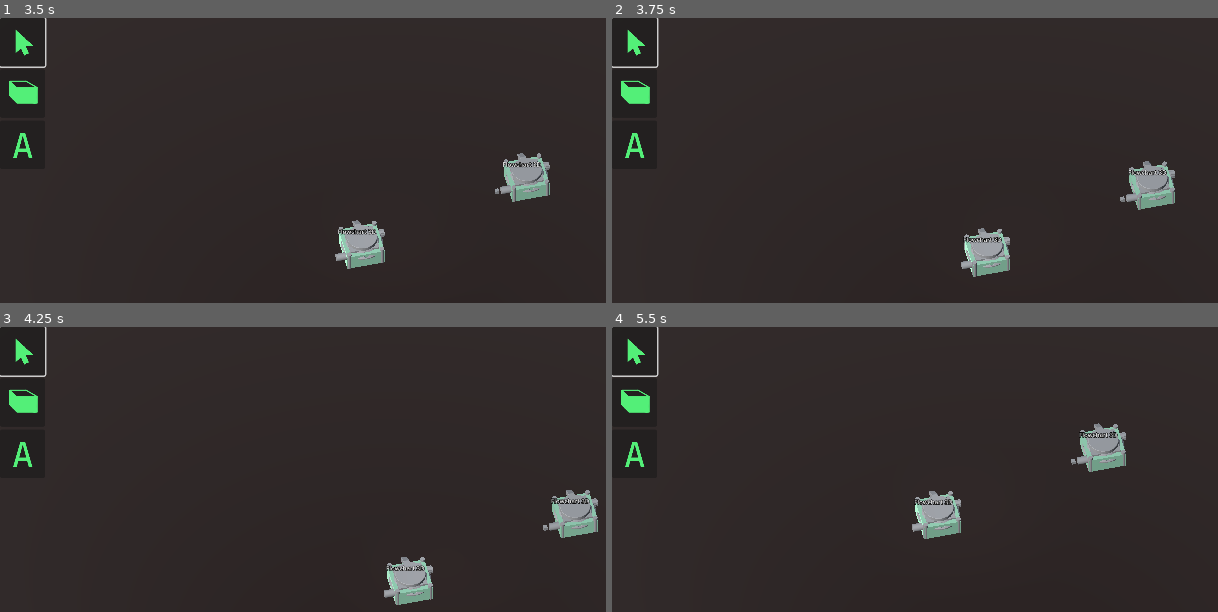
Above: before the commit, frames 1-4 (two rows, left to right).
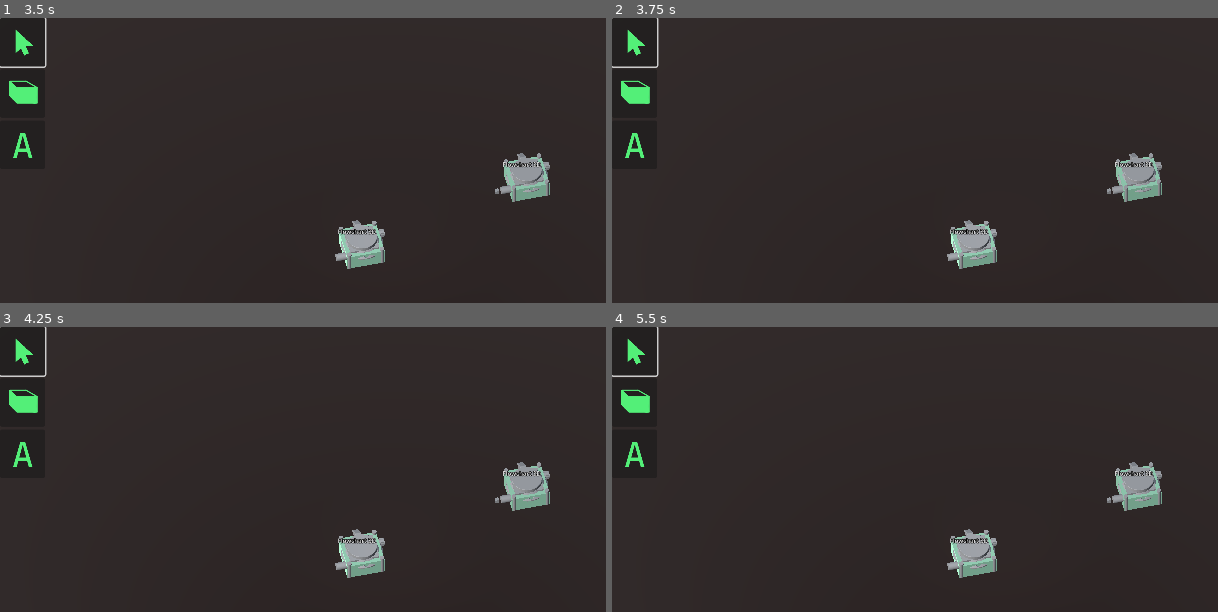
Above: after the commit, the same moments.

Repository: PranjalMaithani/flowchart-3d
Game: Godot game, scene res://Scenes/flowchart_scene.tscn
Same seed, same stepped clock (60 frames per second), same inputs: the game is played once before the commit and once after it.
Inputs (mouse positions are in pixels of both pictures, inside the frame that each line leads up to):
- Up to frame 1 (3.5 s): click (24, 43) at 0.52 s; click (24, 43) at 1.27 s; click (24, 43) at 2.02 s; tap Enter at 2.75 s; move the mouse to (575, 220) at 2.77 s; click (575, 220) at 2.85 s; tap Middle mouse button (mouse3, bound only after the commit) at 3.05 s
- Up to frame 2 (3.75 s): tap Space at 3.5 s; drag from (854, 265) to (outside the picture) at 3.52 s
- Up to frame 3 (4.25 s): no input
- Up to frame 4 (5.5 s): move the mouse to (1090, 452) at 4.27 s; click (1090, 452) at 4.35 s; tap Middle mouse button (mouse3, bound only after the commit) at 4.55 s; tap Enter at 5 s; drag from (outside the picture) to (769, 483) at 5.02 s

Frame 1 is identical in both runs. In frame 2, 2.6% of the frame differs, in the area x 55-93%, y 47-91%; in frame 3, 4.1%, in the area x 55-99%, y 47-98%; in frame 4, 4.1%.

Commit message:
MMB for camera pan

Diff:
--- a/project.godot
+++ b/project.godot
@@ -26,6 +26,16 @@
 "events": [Object(InputEventMouseButton,"resource_local_to_scene":false,"resource_name":"","device":-1,"window_id":0,"a …(253 unchanged characters)…
 ]
 }
+mouse2={
+"deadzone": 0.5,
+"events": [Object(InputEventMouseButton,"resource_local_to_scene":false,"resource_name":"","device":-1,"window_id":0,"alt_pressed":false,"shift_pressed":false,"ctrl_pressed":false,"meta_pressed":false,"button_mask":0,"position":Vector2(0, 0),"global_position":Vector2(0, 0),"factor":1.0,"button_index":2,"canceled":false,"pressed":false,"double_click":false,"script":null)
+]
+}
+mouse3={
+"deadzone": 0.5,
+"events": [Object(InputEventMouseButton,"resource_local_to_scene":false,"resource_name":"","device":-1,"window_id":0,"alt_pressed":false,"shift_pressed":false,"ctrl_pressed":false,"meta_pressed":false,"button_mask":0,"position":Vector2(0, 0),"global_position":Vector2(0, 0),"factor":1.0,"button_index":3,"canceled":false,"pressed":false,"double_click":false,"script":null)
+]
+}
 
 [layer_names]
 
--- a/src/Camera/camera_pan.gd
+++ b/src/Camera/camera_pan.gd
@@ -8,7 +8,9 @@
 func initialize(properties):
     if(properties.has("on_stop_dragging")):
         on_stop_dragging = properties.on_stop_dragging
-    drag.initialize({"on_stop_dragging": on_stop_dragging})
+    drag.initialize({"on_stop_dragging": on_stop_dragging, \
+                     "bind": "mouse3", \
+                     "button_index": MOUSE_BUTTON_MIDDLE})
 
 func _ready():
     #TODO: remove dependency from flowchart_scene node
@@ -20,6 +22,6 @@
     drag.update_mouse_position()
 
 func _input(event):
-    if(app_manager.state.active_object || app_manager.state.active_tool != Constants.TOOL.SELECT):
+    if(app_manager.state.active_object):
         return
     drag.handle_drag_input(event)
--- a/src/ui/drag/drag.gd
+++ b/src/ui/drag/drag.gd
@@ -12,11 +12,16 @@
 var mouse_position: Vector3 = Vector3.ZERO
 var mouse_position_difference: Vector3 = Vector3.ZERO
 
+var bind: String
+var button_index
+
 func initialize(properties: Dictionary):
     if(properties.has("on_stop_dragging")):
         on_stop_dragging = properties.on_stop_dragging
     if(properties.has("on_start_dragging")):
         on_start_dragging = properties.on_start_dragging
+    bind = properties.bind if properties.has("bind") else "mouse1"
+    button_index = properties.button_index if properties.has("bind") else MOUSE_BUTTON_LEFT
 
 func _ready():
     #TODO: remove dependency from flowchart_scene node
@@ -43,11 +48,12 @@
         on_start_dragging.call()
 
 func handle_drag_input(event):
-    if(UIHelpers.is_left_mouse_click(event) && event.is_pressed()):
+    var is_required_input = event is InputEventMouseButton and event.button_index == button_index
+    if(is_required_input && event.is_pressed()):
         handle_dragging()
 
 func _input(_event):
-    if(is_dragging && Input.is_action_just_released("mouse1")):
+    if(is_dragging && Input.is_action_just_released(bind)):
         is_dragging = false
         was_dragging = false
         if(on_stop_dragging):
